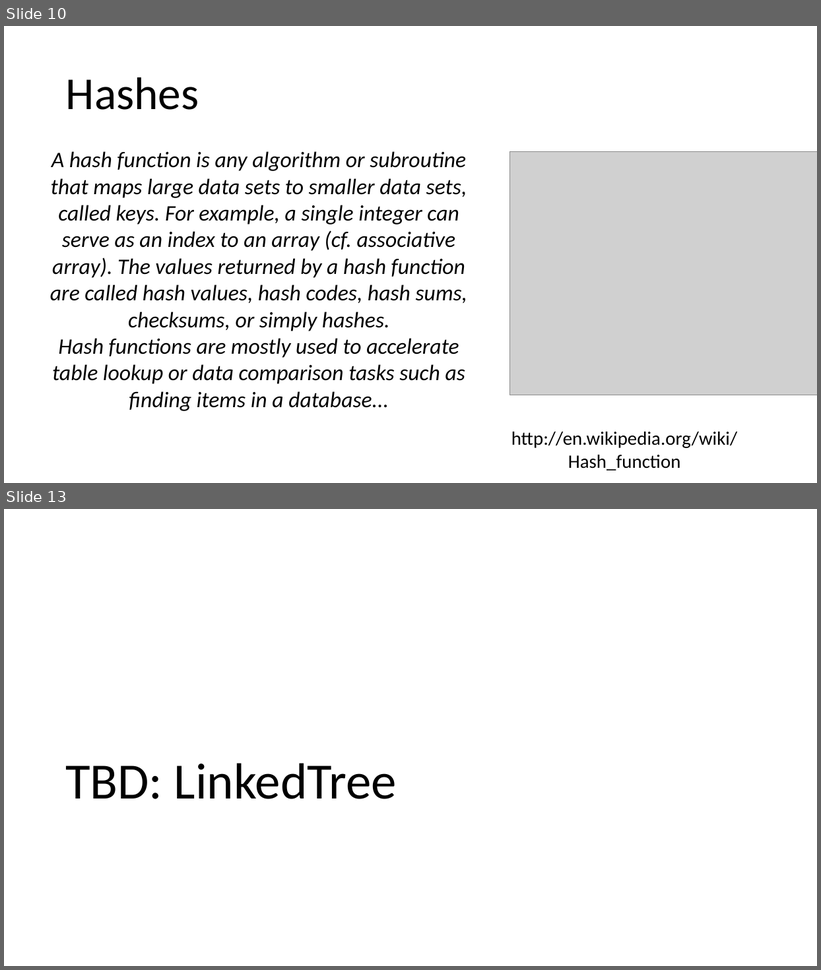
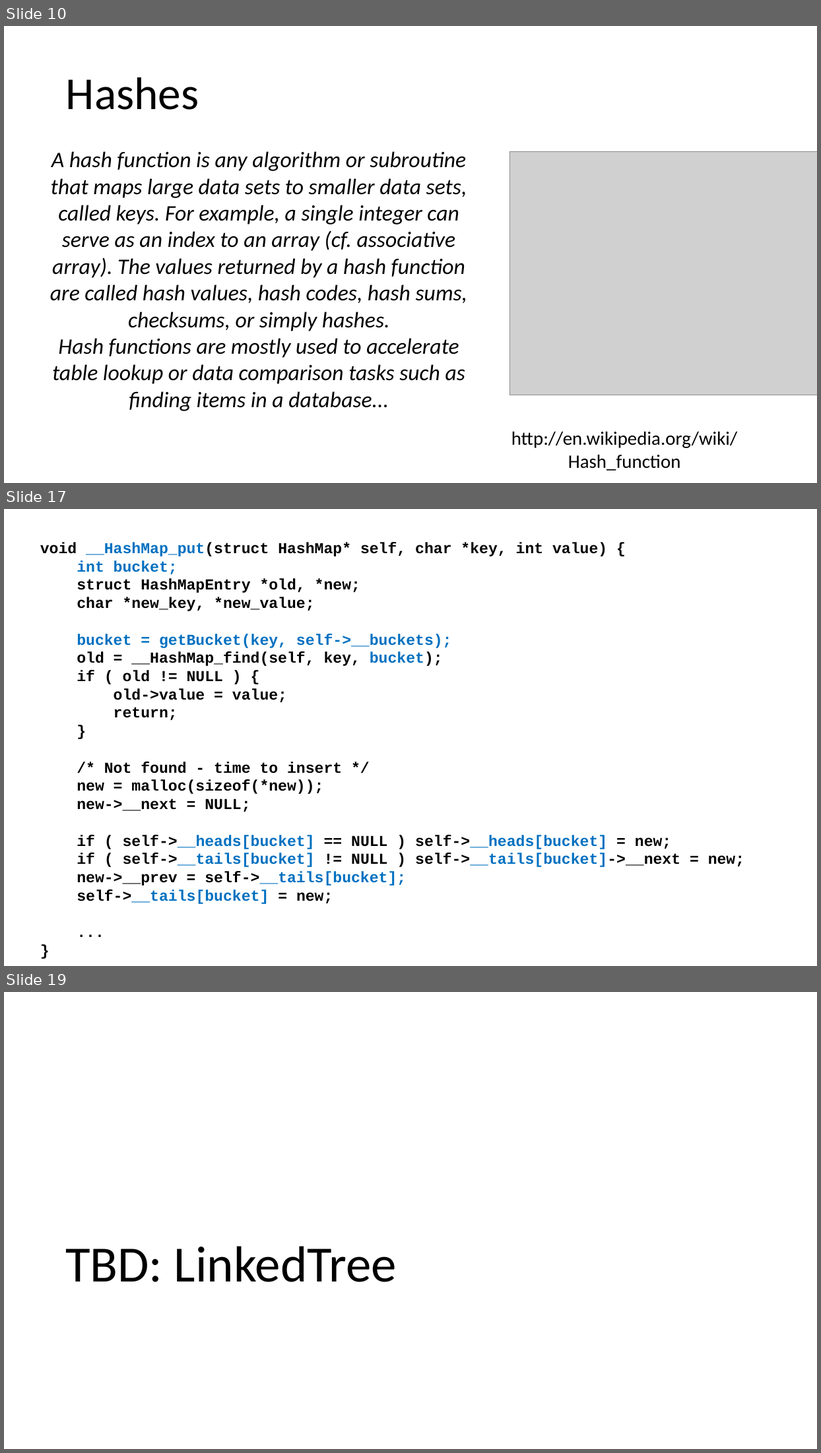
Before and after one commit to csev/cc4e, a slide deck: lectures/CC-05-Trees-Hash.pptx. Shown one above the other, each under a label of ours: slides 10 and 13 before the commit, slides 10, 17 and 19 after it; the slides between them are not shown. The pictures are 821x970 and 821x1453 pixels, drawn with LibreOffice and Linux fonts; fonts in the diff are those of the drawing; grey boxes stand for pictures. Boxes give left, top, right and bottom in pixels: in the first picture for what was removed or moved away, otherwise in the second. Text is boxed around its words. In the diff, an @@ line names an element or a change of style, - is before the commit and + after.

```diff
--- a/lectures/CC-05-Trees-Hash.pptx
+++ b/lectures/CC-05-Trees-Hash.pptx
@@ slide 17 added at [4,509,817,966], background #FFFFFF @@
@@ text added at [40,542,745,904], 18 pt, text #000000, bold @@
+void __HashMap_put(struct HashMap* self, char *key, int value) {
+int bucket;
+struct HashMapEntry *old, *new;
+char *new_key, *new_value;
+bucket = getBucket(key, self->__buckets);
+old = __HashMap_find(self, key, bucket);
+if ( old != NULL ) {
+old->value = value;
+return;
+}
+/* Not found - time to insert */
+new = malloc(sizeof(*new));
+new->__next = NULL;
+if ( self->__heads[bucket] == NULL ) self->__heads[bucket] = new;
+if ( self->__tails[bucket] != NULL ) self->__tails[bucket]->__next = new;
+new->__prev = self->__tails[bucket];
+self->__tails[bucket] = new;
+...
+}
@@ what was slide 13 is now slide 19 @@
```
Also in this commit, not shown: 2 slides changed, 5 other slides added.
